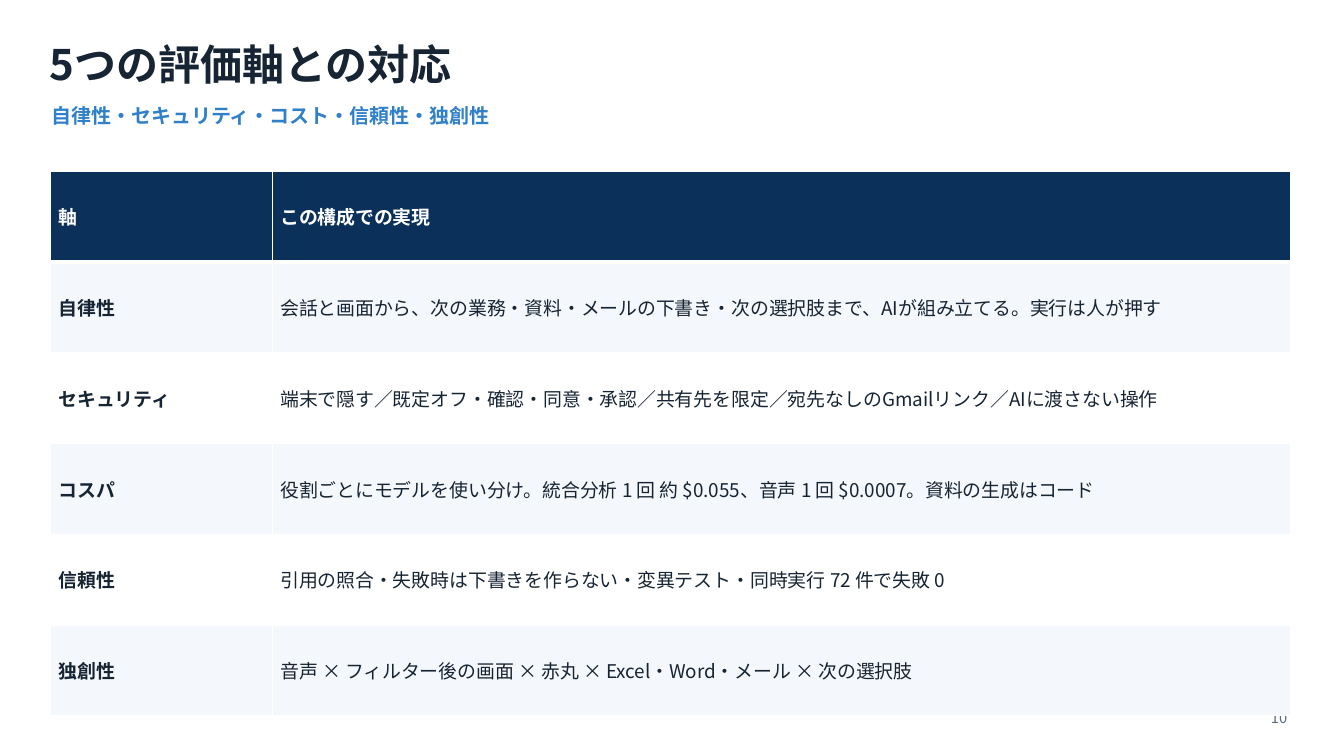
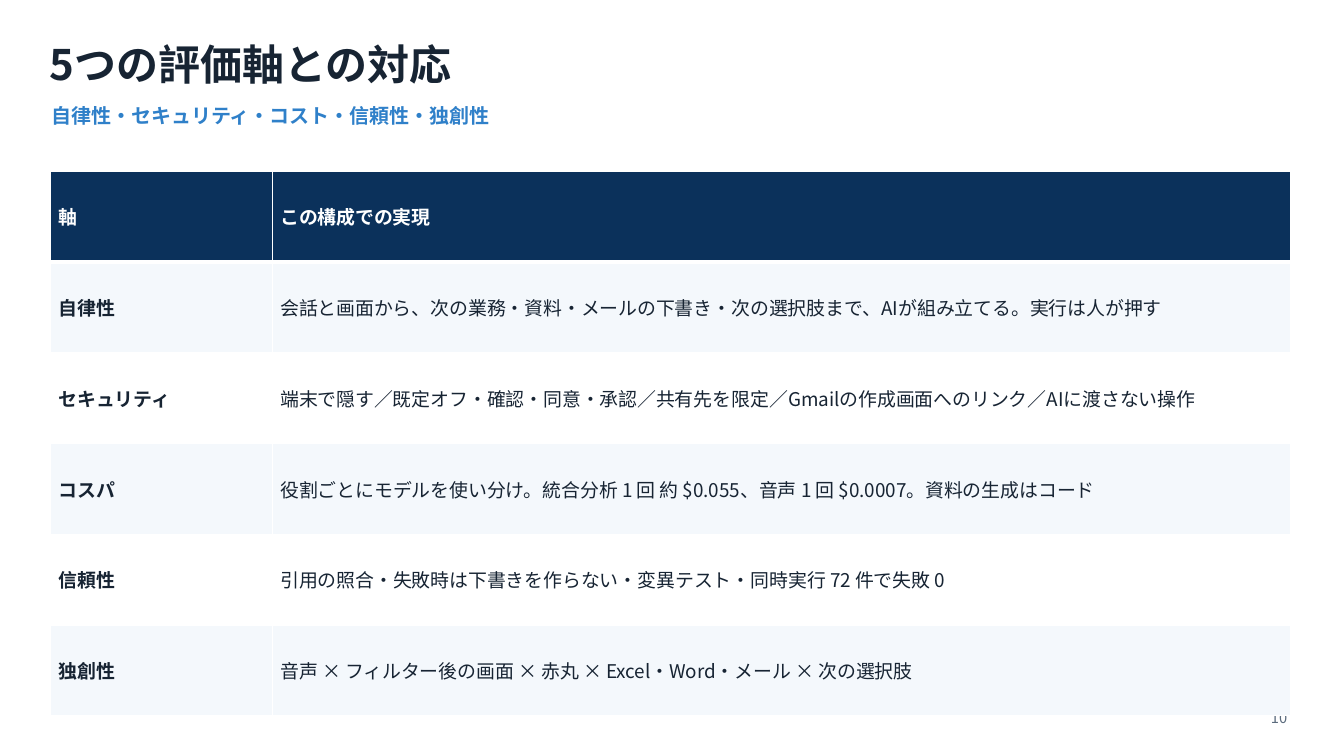
Before and after one commit to 009-next/app_dev, a slide deck: slide 10 of hackathon_materials/slides/Connect-Force_submission.pptx. Drawn at 1344x756 pixels with LibreOffice and Linux fonts; fonts in the diff are those of the drawing. Boxes give left, top, right and bottom in pixels: in the first picture for what was removed or moved away, otherwise in the second. Text is boxed around its words. In the diff, an @@ line names an element or a change of style, - is before the commit and + after.

```diff
--- a/hackathon_materials/slides/Connect-Force_submission.pptx
+++ b/hackathon_materials/slides/Connect-Force_submission.pptx
@@ table at bbox=[50, 171, 1291, 716] @@
-row 3, column 2: 端末で隠す／既定オフ・確認・同意・承認／共有先を限定／宛先なしのGmailリンク／AIに渡さない操作
+row 3, column 2: 端末で隠す／既定オフ・確認・同意・承認／共有先を限定／Gmailの作成画面へのリンク／AIに渡さない操作
```
Also in this commit, not shown: 4 other slides changed, 13 other files.
